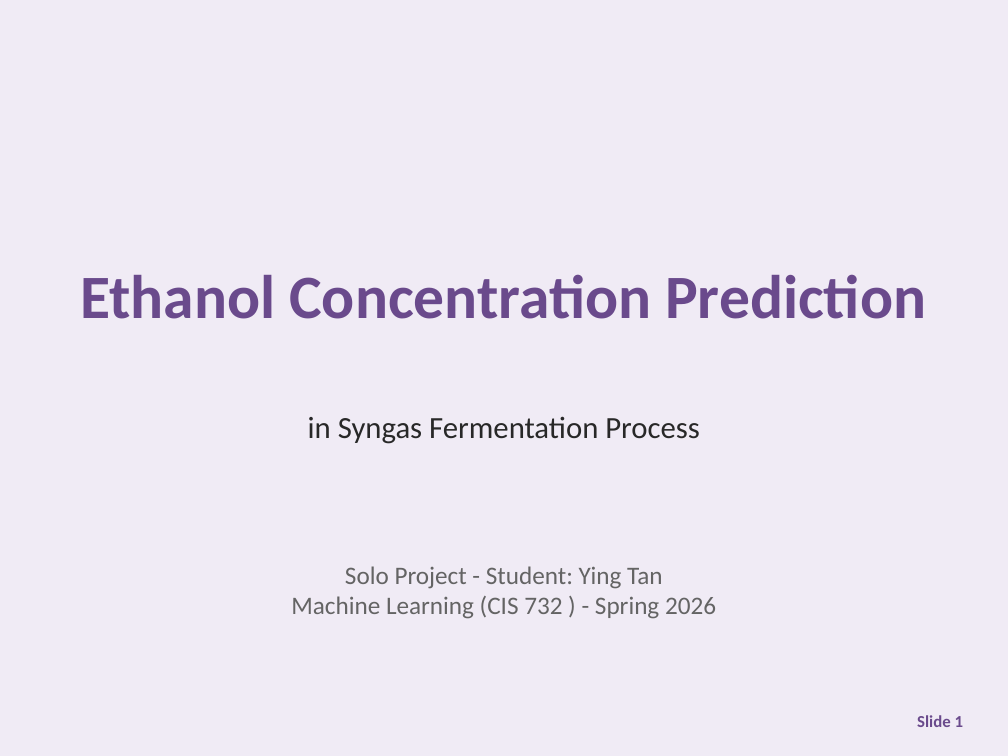
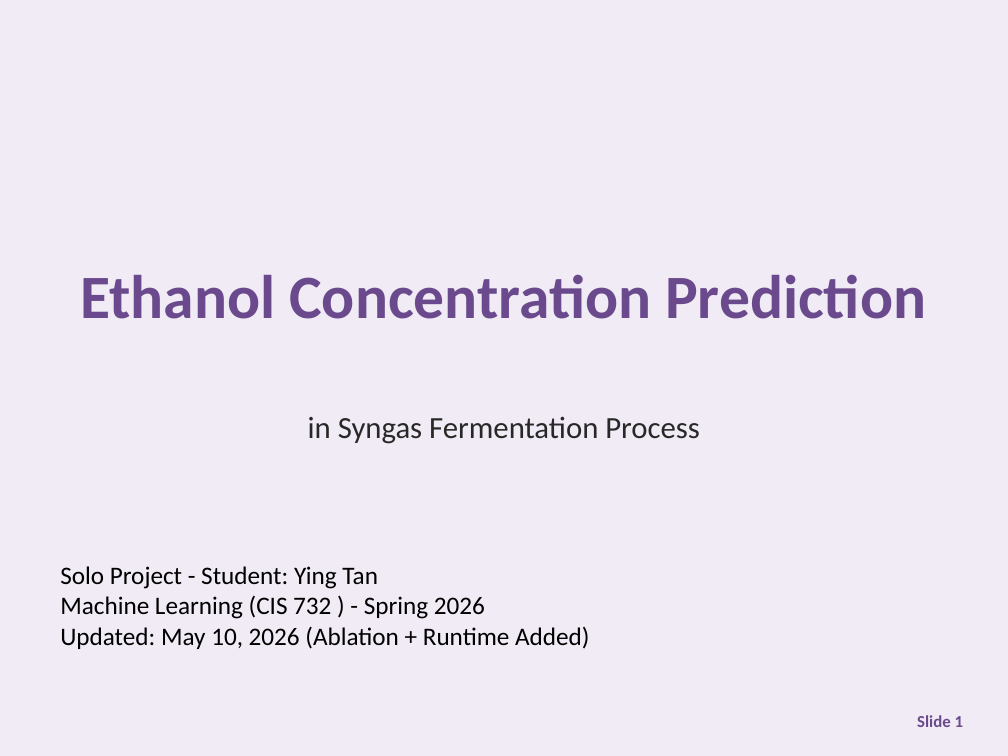
Before and after one commit to tanyingy-kau/ML-Assignments, a slide deck: slide 1 of slides/term_project_presentation_SYNGAS--group 6 Ying.pptx. Drawn at 1008x756 pixels with LibreOffice and Linux fonts; fonts in the diff are those of the drawing. Boxes give left, top, right and bottom in pixels: in the first picture for what was removed or moved away, otherwise in the second. Text is boxed around its words. In the diff, an @@ line names an element or a change of style, - is before the commit and + after.

Commit message:
add ablation and runtime slides

```diff
--- a/slides/term_project_presentation_SYNGAS--group 6 Ying.pptx
+++ b/slides/term_project_presentation_SYNGAS--group 6 Ying.pptx
@@ text at (60, 566, 485, 619): text colour #646464 to #000000 in "Solo Project - Student: Ying Tan", "Machine Learning (CIS 732 ) - Spring ..."; alignment centre to left @@
@@ text at (60, 626, 589, 649): paragraph added @@
+Updated: May 10, 2026 (Ablation + Runtime Added)
```
Also in this commit, not shown: 2 slides added.
